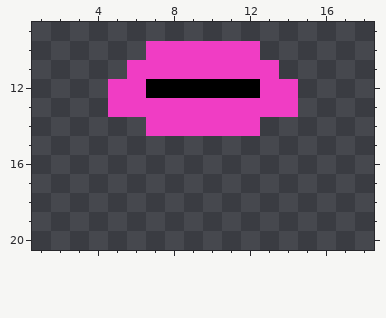
File history of a pixel-art sprite, OLD/client/resources/images/people/sheepT5.png. The picture above was drawn from the file before the commit.
The file is 20x26 pixels. Pixels under 10% opacity are left out. Colours within 5 levels of each other are drawn and written as one. Shown: x 1..18, y 9..20.
After the commit:
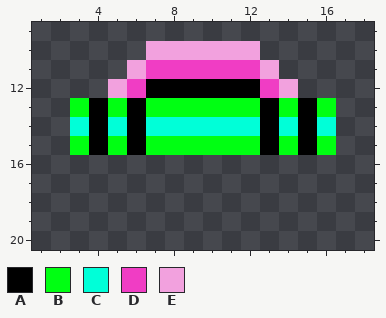
Palette (. is transparent): A #000000  B #00ff12  C #00ffd8  D #f03dc4  E #f2a1de
The exact change:
Changed rows in their new state; - is an unchanged pixel.
first column x 3:
10 ----EEEEEE----
11 ---E------E---
12 --E--------E--
13 BABABBBBBBABAB
14 CACACCCCCCACAC
15 BABABBBBBBABAB
Changed places in both pictures, as pixel boxes (x1, y1, x2, y2):
changed: (70, 41, 336, 155)
